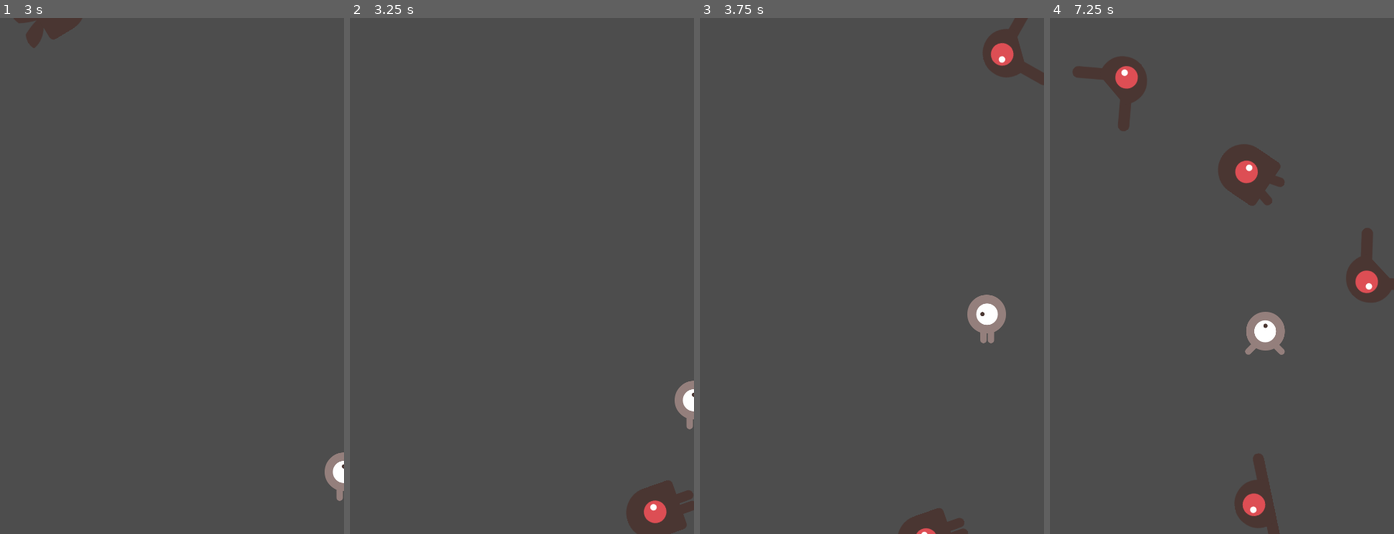
Above: before the commit, frames 1-4 (left to right).
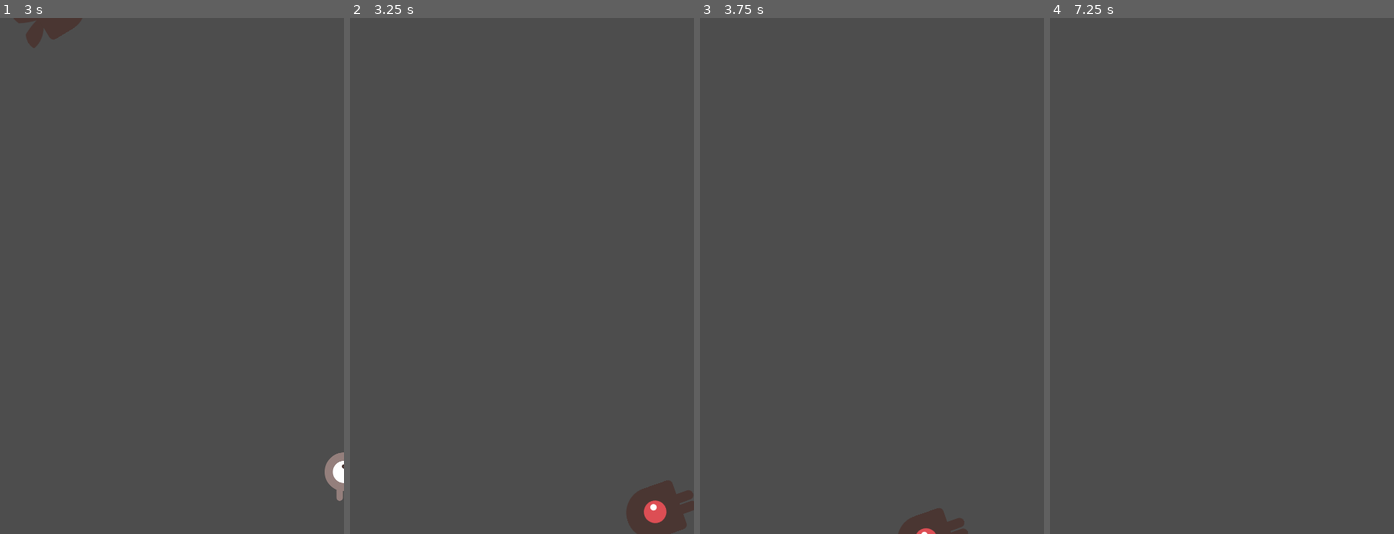
Above: after the commit, the same moments.

Repository: alin-but-real/dodgethecreeps
Game: Godot game, scene res://main.tscn
Same seed, same stepped clock (60 frames per second), same inputs: the game is played once before the commit and once after it.
Inputs:
- Up to frame 1 (3 s): tap Enter at 0.5 s; hold D (move_right) 0.53-1.28 s; hold S (move_down) 1.28-2.03 s; hold D (move_right) 2.03-2.78 s; hold W (move_up) from 2.78 s (still down)
- Up to frame 2 (3.25 s): keep holding W (move_up)
- Up to frame 3 (3.75 s): release W (move_up) at 3.53 s; hold A (move_left) from 3.53 s (still down)
- Up to frame 4 (7.25 s): release A (move_left) at 5.03 s; hold S (move_down) 5.03-5.78 s; hold D (move_right) 5.78-6.53 s; hold W (move_up) from 6.53 s (still down)

Frame 1 is identical in both runs. In frame 2, 0.4% of the frame differs, in the area x 94-100%, y 70-80%; in frame 3, 1.8%; in frame 4, 5.5%, in the area x 6-100%, y 7-100%.

Commit message:
fixed issue with player?

Diff:
--- a/main.tscn
+++ b/main.tscn
@@ -33,6 +33,7 @@
 
 [node name="MobSpawnLocation" type="PathFollow2D" parent="MobPath"]
 
+[connection signal="body_entered" from="Player" to="." method="_on_player_body_entered"]
 [connection signal="hit" from="Player" to="." method="game_over"]
 [connection signal="timeout" from="MobTimer" to="." method="_on_mob_timer_timeout"]
 [connection signal="timeout" from="ScoreTimer" to="." method="_on_score_timer_timeout"]
--- a/player.gd
+++ b/player.gd
@@ -41,10 +41,7 @@
 		$AnimatedSprite2D.animation = "up"
 		$AnimatedSprite2D.flip_v = velocity.y > 0
 
-
-
 func _on_body_entered(body: Node2D) -> void:
-	print_debug("piss")
 	hide()
 	hit.emit()
-	$CollisionShape2D.set_deferred("disabled", true)
+	$CollisionShape2D.set_deferred("disabled",true)
--- a/player.tscn
+++ b/player.tscn
@@ -47,3 +47,5 @@
 
 [node name="CollisionShape2D" type="CollisionShape2D" parent="."]
 shape = SubResource("CapsuleShape2D_b26j0")
+
+[connection signal="body_entered" from="." to="." method="_on_body_entered"]
